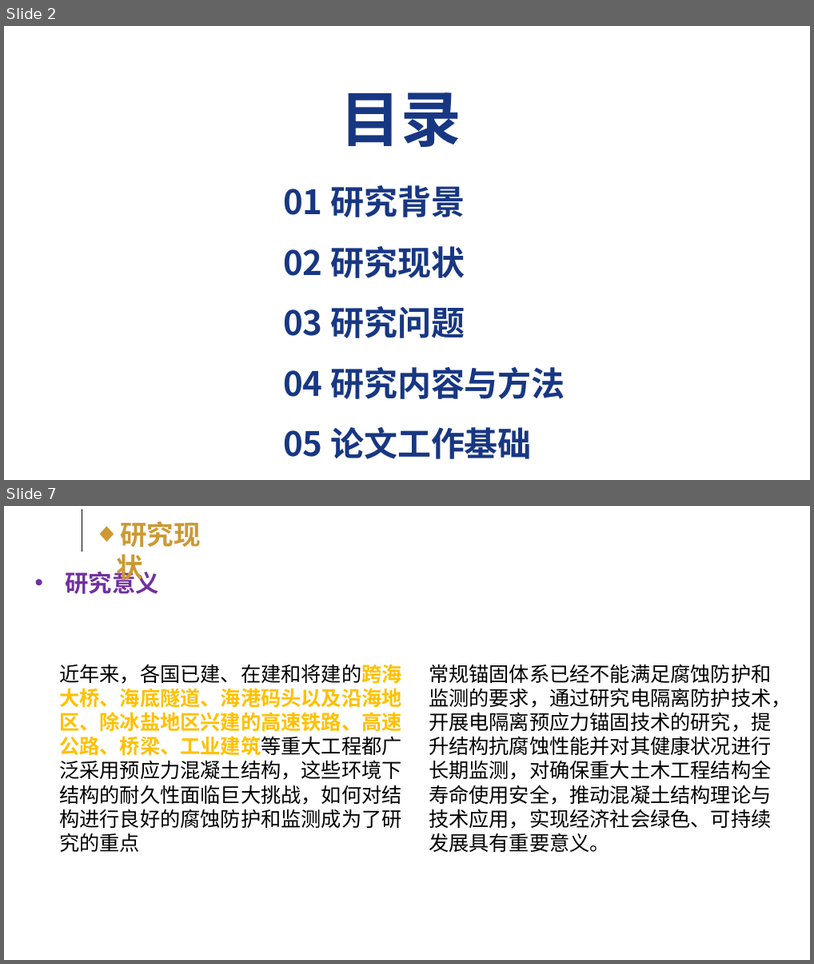
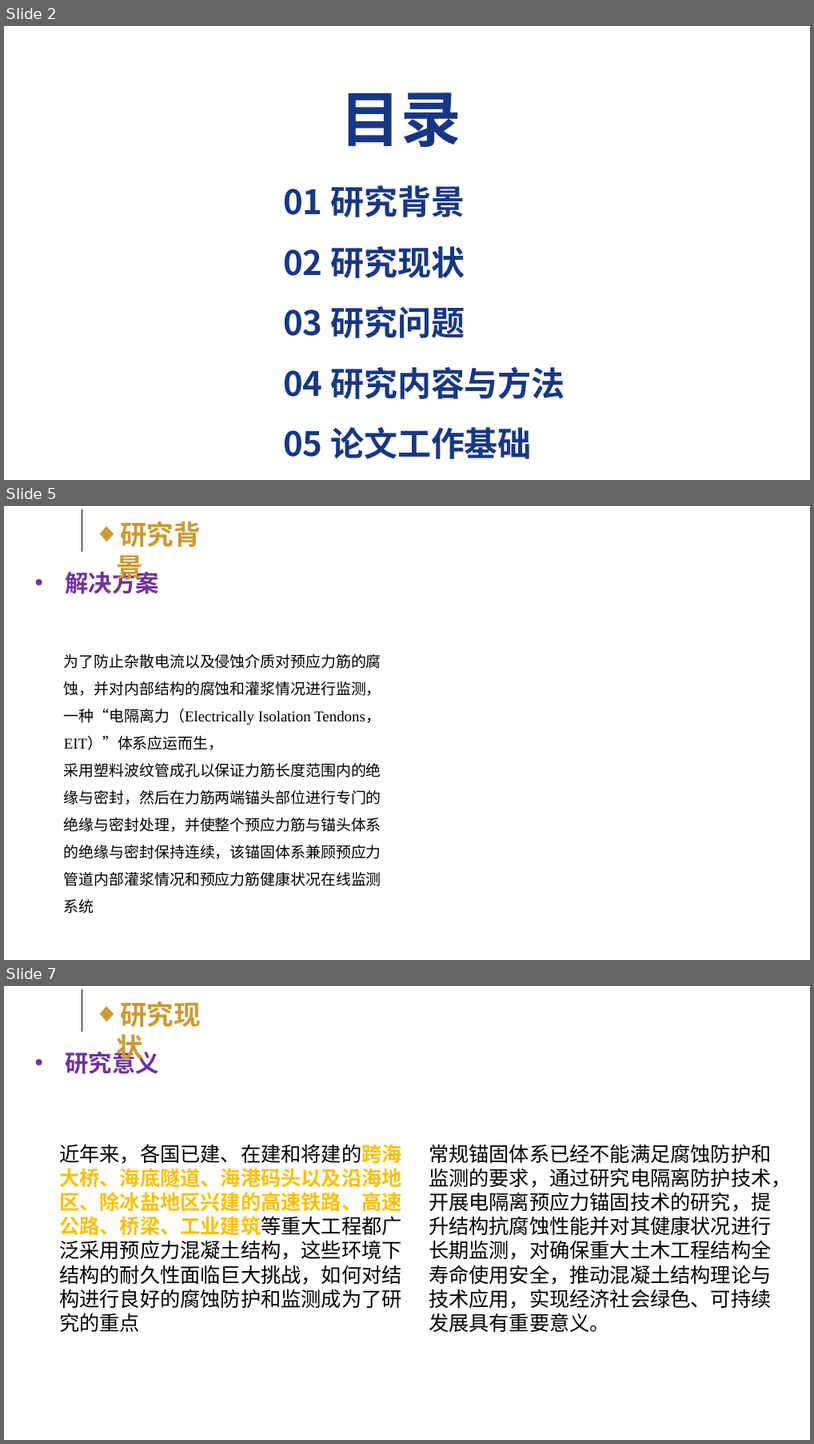
Before and after one commit to kokowhen/paper-manage, a slide deck: EIT/开题答辩slide.pptx. Shown one above the other, each under a label of ours: slides 2 and 7 before the commit, slides 2, 5 and 7 after it; the slides between them are not shown. The pictures are 814x964 and 814x1444 pixels, drawn with LibreOffice and Linux fonts; fonts in the diff are those of the drawing; background and template pictures are left out. Boxes give left, top, right and bottom in pixels: in the first picture for what was removed or moved away, otherwise in the second. Text is boxed around its words. In the diff, an @@ line names an element or a change of style, - is before the commit and + after.

```diff
--- a/EIT/开题答辩slide.pptx
+++ b/EIT/开题答辩slide.pptx
@@ slide 5 added at [4,506,810,960], background #FFFFFF @@
@@ line added from (82, 509) to (82, 552), #000000 0.75 pt @@
@@ text added at [116,521,201,584], 32 pt, text #CC9933, bold @@
+◆ 研究背景
@@ text added at [65,568,158,594], 28 pt, text #7030A0, bold @@
+• 解决方案
@@ text added at [64,654,382,913], 18 pt, text #000000 @@
+为了防止杂散电流以及侵蚀介质对预应力筋的腐蚀，并对内部结构的腐蚀和灌浆情况进行监测，一种“电隔离力（Electrically Isolation Tendons，EIT）”体系应运而生，
+采用塑料波纹管成孔以保证力筋长度范围内的绝缘与密封，然后在力筋两端锚头部位进行专门的绝缘与密封处理，并使整个预应力筋与锚头体系的绝缘与密封保持连续，该锚固体系兼顾预应力管道内部灌浆情况和预应力筋健康状况在线监测系统
```
Also in this commit, not shown: 5 slides changed, 2 other slides added, 6 slides removed, 8 other files.
